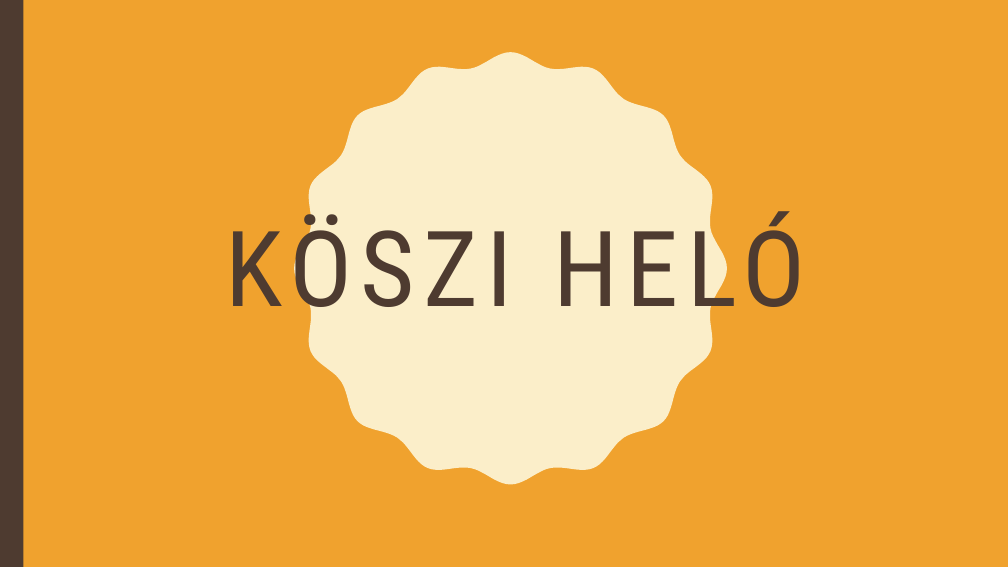
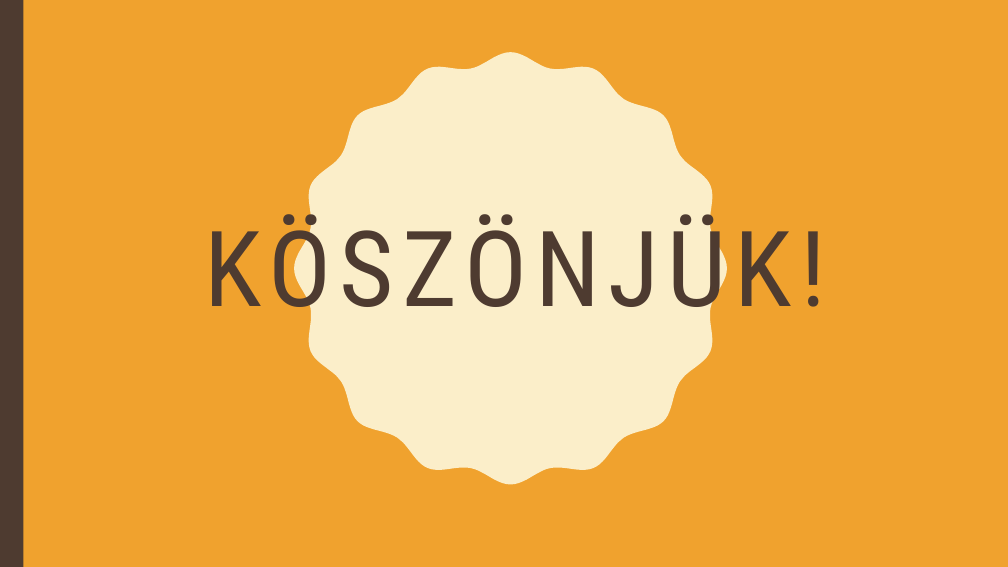
Before and after one commit to hirschabel/Web-tervezes-projekt, a slide deck: slide 8 of M1_bemutato.pptx. Drawn at 1008x567 pixels with LibreOffice and Linux fonts; fonts in the diff are those of the drawing. Boxes give left, top, right and bottom in pixels: in the first picture for what was removed or moved away, otherwise in the second. Text is boxed around its words. In the diff, an @@ line names an element or a change of style, - is before the commit and + after.

```diff
--- a/M1_bemutato.pptx
+++ b/M1_bemutato.pptx
@@ title at bbox=[204, 210, 826, 331]: text changed @@
-KÖSZI HELÓ
+KÖSZÖNJÜK!
```
Also in this commit, not shown: 1 other file.
